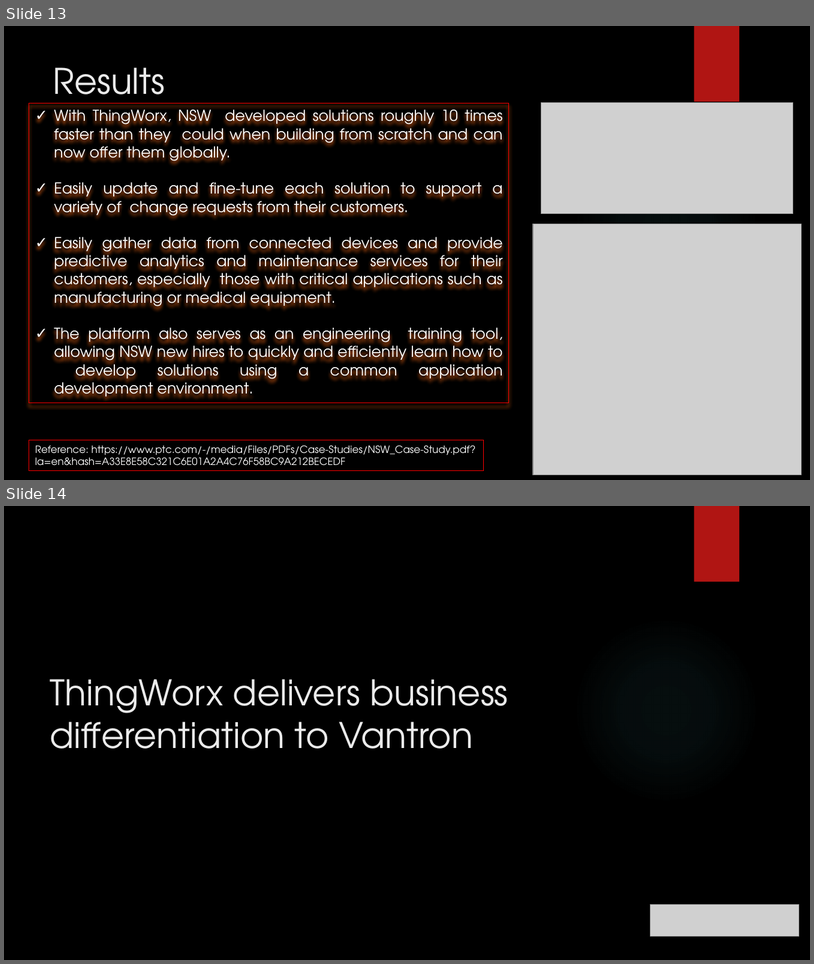
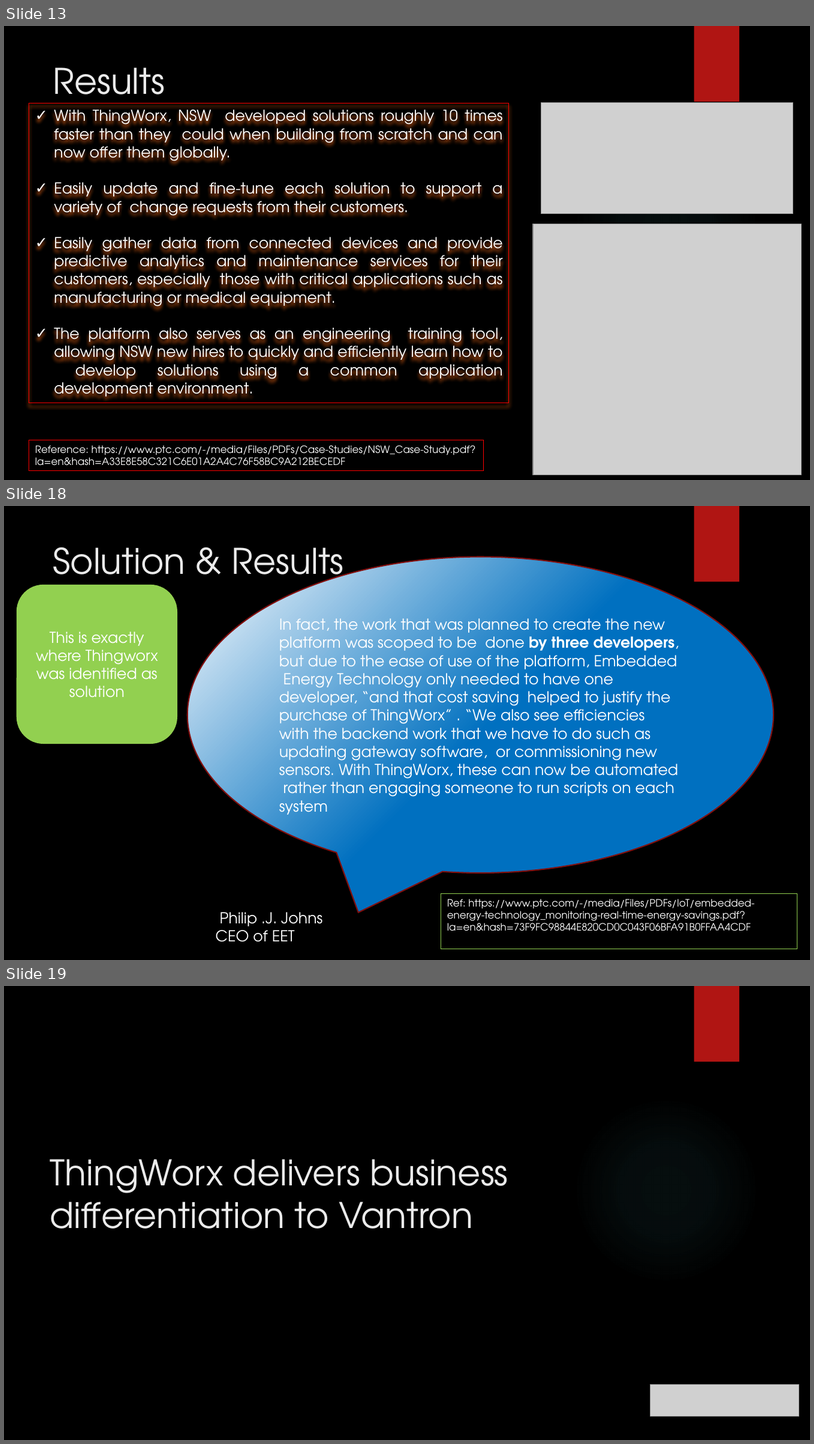
Before and after one commit to girishsukukumar/thingworx, a slide deck: CaseStudies-IoT.pptx. Shown one above the other, each under a label of ours: slides 13 and 14 before the commit, slides 13, 18 and 19 after it; the slides between them are not shown. The pictures are 814x964 and 814x1444 pixels, drawn with LibreOffice and Linux fonts; fonts in the diff are those of the drawing; grey boxes stand for pictures; background and template pictures are left out. Boxes give left, top, right and bottom in pixels: in the first picture for what was removed or moved away, otherwise in the second. Text is boxed around its words. In the diff, an @@ line names an element or a change of style, - is before the commit and + after.

```diff
--- a/CaseStudies-IoT.pptx
+++ b/CaseStudies-IoT.pptx
@@ slide 18 added at [4,506,810,960], background picture (left out); not listed: 2 template elements that a slide beside it also shows @@
@@ title added at [53,547,344,590], 42 pt, text #EBEBEB @@
+Solution & Results
@@ speech bubble added at [188,557,774,873], fill gradient #FFFFFF to #0070C0, outline #82100E 1.5 pt, 18 pt, text #FFFFFF @@
+In fact, the work that was planned to create the new platform was scoped to be done by three developers, but due to the ease of use of the platform, Embedded Energy Technology only needed to have one developer, “and that cost saving helped to justify the purchase of ThingWorx” . “We also see efficiencies with the backend work that we have to do such as updating gateway software, or commissioning new sensors. With ThingWorx, these can now be automated rather than engaging someone to run scripts on each system
@@ rounded rectangle added at [17,585,177,743], fill #92D050, outline #92D050 1.5 pt, 18 pt, text #FFFFFF @@
+This is exactly where Thingworx was identified as solution
@@ rectangle added at [441,894,798,949], outline #92D050 0.75 pt, 12 pt, text #FFFFFF @@
+Ref: https://www.ptc.com/-/media/Files/PDFs/IoT/embedded-energy-technology_monitoring-real-time-energy-savings.pdf?la=en&hash=73F9FC98844E820CD0C043F06BFA91B0FFAA4CDF
@@ text added at [216,912,323,942], 18 pt, text #FFFFFF @@
+Philip .J. Johns
+CEO of EET
@@ what was slide 14 is now slide 19 @@
```
Also in this commit, not shown: 1 slide changed, 4 other slides added.
